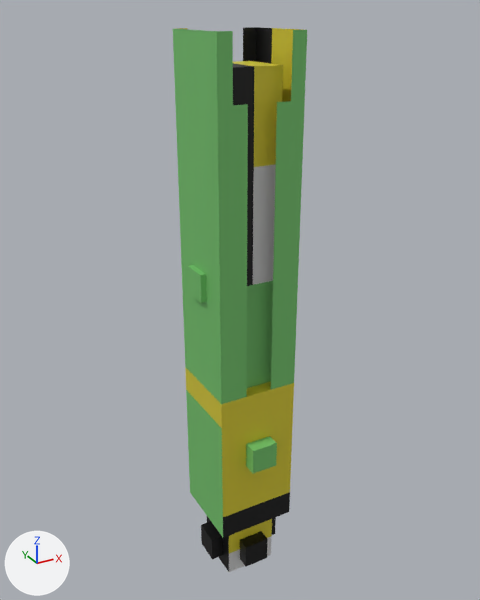
An edit to the Blender file resources/models/sabers/ahsokaCWshoto/ahsokaCWshoto.blend, drawn before and after from the same camera.
The view is the same before and after, from a 50 mm camera at (-1.044, -1.909, 0.159) aimed at (0.021, 0.028, -0.81). Lighting does not change. The marker at lower left points along +X, +Y and +Z.

The first picture shows 'body.006', 'emitter.006', 'pommel.006'.
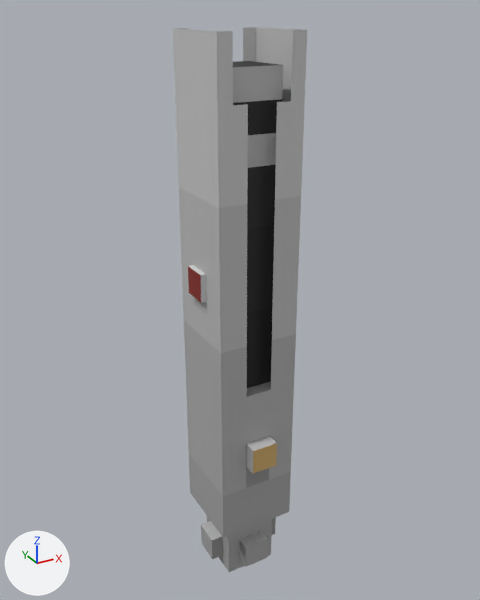
Pixel boxes (x1, y1, x2, y2) of what changed, in the pictures (480 x 600 px):
'body.006', surface changed
    both: (178, 158, 302, 538)
'emitter.006', surface changed
    both: (173, 27, 307, 176)
'pommel.006', surface changed
    both: (201, 516, 276, 572)

What the commit changed:
Picture 'ahsokaCWshoto.png' (img_ahsokacwshoto_png) is new.
Material 'Material.001' (mat_material_001) changes its picture from img_ahsokacwshotolayout_png to img_ahsokacwshoto_png.
me_cube_023 has 56 vertices, 36 faces and spans x -0.17..0.2, y -0.2..0.15, z -0.4..1.0.
me_cube_023 is used by ob_body_006; location (0.0, 0.0, -1.3).
me_cube_023 part 1: texture (UV) coordinates of 36 of 36 faces, centred in x -0.17..0.2, y -0.2..0.15, z -0.4..1.0, changed; they spanned u 0.06..0.94, v 0.0..1.0 and now span u 0.0..0.97, v 0.0..1.0.
me_cube_022 has 32 vertices, 16 faces and spans x -0.69..0.69, y -0.69..0.69, z 1.84..3.69.
me_cube_022 is used by ob_emitter_006; location (0.0, 0.0, -0.7); scale (0.217, 0.217, 0.217).
me_cube_022 part 2: texture (UV) coordinates of 16 of 16 faces, centred in x -0.69..0.69, y -0.69..0.69, z 1.84..3.23, changed; they spanned u 0.06..0.38, v 0.44..0.94 and now span u 0.0..0.34, v 0.0..1.0.
me_cube_024 has 48 vertices, 36 faces and spans x -0.15..0.15, y -0.15..0.15, z -1.945..-1.695.
me_cube_024 is used by ob_pommel_006; location (0.0, 0.0, 0.0).
me_cube_024 part 3: texture (UV) coordinates of 36 of 36 faces, centred in x -0.15..0.15, y -0.15..0.15, z -1.945..-1.695, changed; they spanned u 0.12..0.94, v 0.0..1.0 and now span u 0.0..1.0, v 0.0..0.62.
